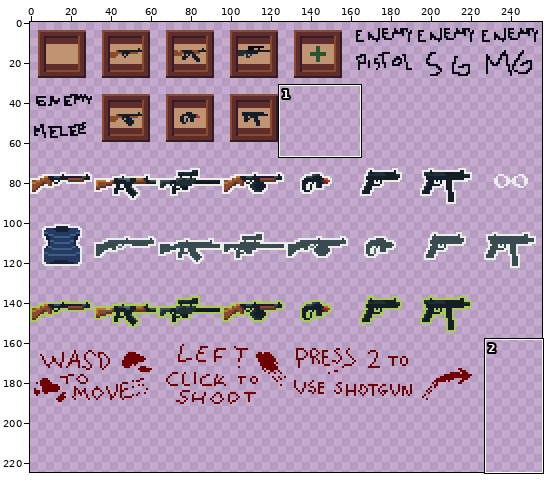
One commit to this pixel-art file: TK/Assets/Sprites/World/objectsheet.aseprite. The picture above shows the old version from afar; the outline marks the close-up.
Close-up. The starting point:
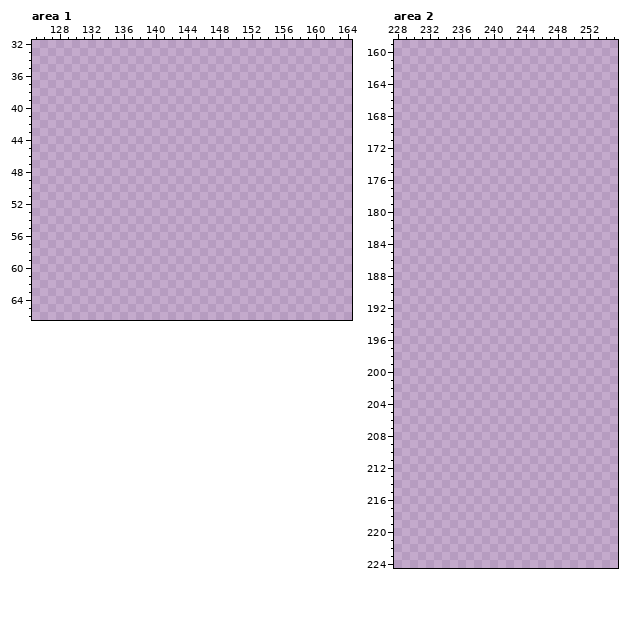
256x256 pixels, 1 frame. Shown: area 1: x 125..164, y 32..66; area 2: x 228..255, y 159..224. The wide view leaves out empty margins.
Palette (. is transparent): 
After:
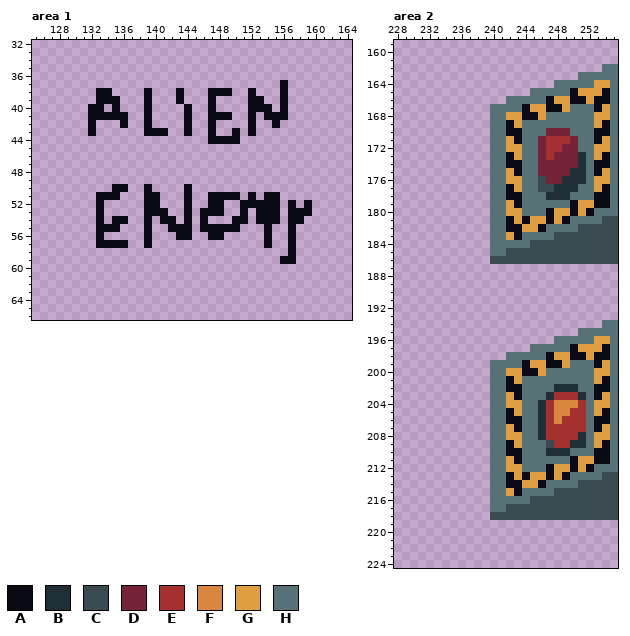
Colours new in this view: A #090a14  B #202e37  C #394a50  D #752438  E #a53030  F #da863e  G #de9e41  H #577277
Changes in this commit:
Changed rows in their new state; - is an unchanged pixel.
Area 1:
first column x 132:
37 ------------------------A
38 -AA----A---A---AAA--A---A
39 -AAA---A---A---A----AA--A
40 AA-A---A----A--A----AAA-A
41 AAAAA--A----A--AAA--A-AAA
42 A---A--A----A--A----A--A-
43 A------AAA--A--A--A-A----
44 ---------------AAAA------
first column x 133:
50 --AA--A----A---------------
51 AAA---AA---A--AAAA-A-AA----
52 A-----AA---A--AA--AAAAA-A-A
53 A-----AAA--A-AAA--A-AAA-AAA
54 A-AA--A-AA-A-A---AA-AAA-AA-
55 AAA---A--AAA-AAAAA---A--A--
56 A-----A---AA--AA-----A--A--
57 AAAA--A--------------A--A--
58 ------------------------A--
59 -----------------------AA--
Area 2:
first column x 240:
162 --------------HH
163 -----------HHHHH
164 --------HHHHHGGH
165 -----HHHHHAGGGAH
166 --HHHHHAGGAAGAAH
167 HHHHAGGAAGHHHAGH
168 HHGGAAGHHHHHHGGH
169 HHAGHHHHHHHHHGAH
170 HHAAHHHDDDHHHAAH
171 HHGAHHDEEEDHHAGH
172 HHGGHHDEEDDHHGGH
173 HHAGHHDEDDDBHGAH
174 HHAAHHDDDDDBHAAH
175 HHGAHHDDDDBBHAGH
176 HHGGHHCDDBBBHGGH
177 HHAGHHCCBBBHHGAH
178 HHAAHHHBBBHHHAAH
179 HHGAHHHHHHAGGAAH
180 HHGGHHHAGGAGAHHH
181 HHAGAGGAGAHHHHCC
182 HHAAGGAHHHHCCCCC
183 HHGAHHHHCCCCCCCC
184 HHHHHCCCCCCCCCCC
185 HHCCCCCCCCCCCCCC
186 CCCCCCCCCCCCCCCC
first column x 240:
194 --------------HH
195 -----------HHHHH
196 --------HHHHHGGH
197 -----HHHHHAGGGAH
198 --HHHHHAGGAAGAAH
199 HHHHAGGAAGHHHAGH
200 HHGGAAGHHHHHHGGH
201 HHAGHHHHHHHHHGAH
202 HHAAHHHHBBBHHAAH
203 HHGAHHHBEEEBHAGH
204 HHGGHHBEFFFEHGGH
205 HHAGHHBEFFEEHGAH
206 HHAAHHBEFEEEHAAH
207 HHGAHHBEEEEEHAGH
208 HHGGHHBEEEEBHGGH
209 HHAGHHHCEEBBHGAH
210 HHAAHHHBBBHHHAAH
211 HHGAHHHHHHAGGAAH
212 HHGGHHHAGGAGAHHH
213 HHAGAGGAGAHHHHCC
214 HHAAGGAHHHHCCCCC
215 HHGAHHHHCCCCCCCC
216 HHHHHCCCCCCCCCCC
217 HHCCCCCCCCCCCCCC
218 CCCCCCCCCCCCCCCC
Where, in picture pixels (left, top, right, bottom), the same in both close-ups:
added: (88, 80, 288, 144)
added: (96, 184, 312, 264)
added: (490, 64, 618, 264)
added: (490, 320, 618, 520)
